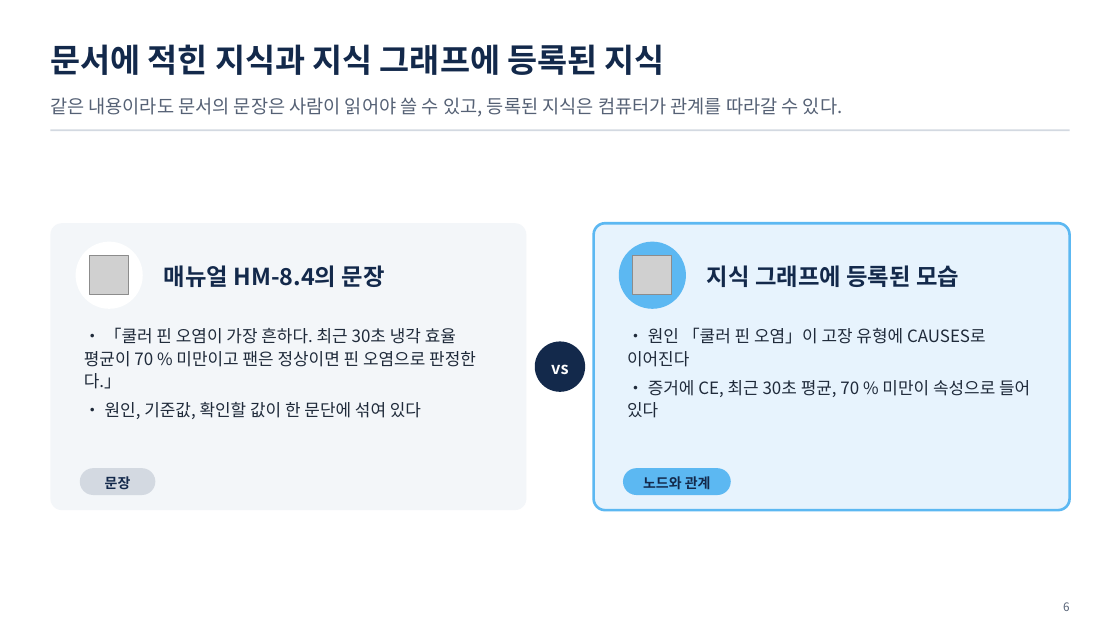
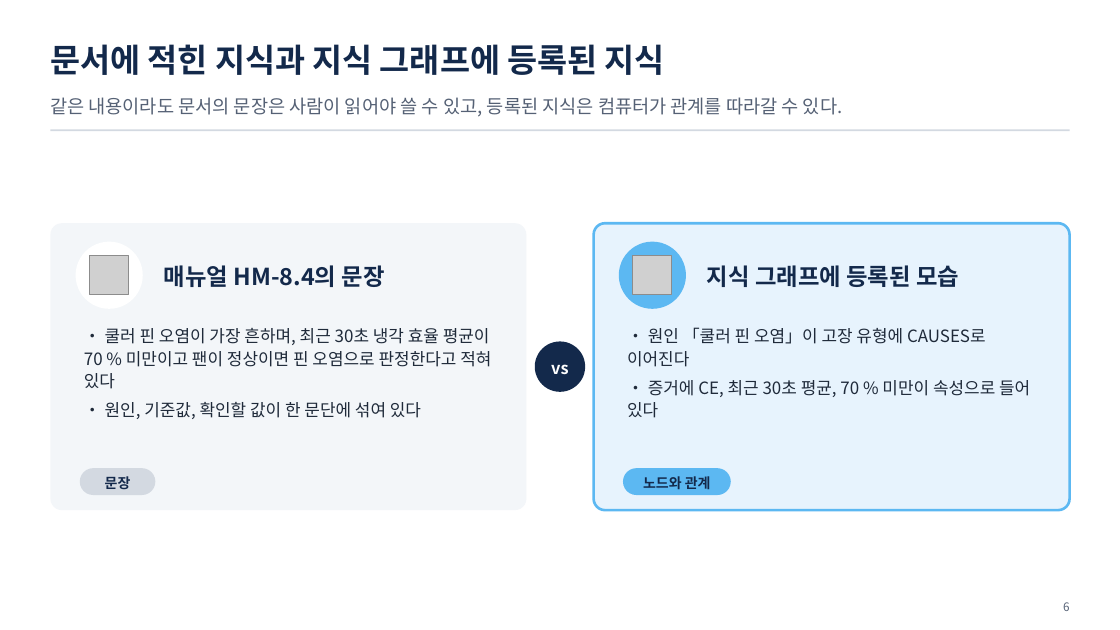
Before and after one commit to uengine-oss/hyd-iot-edu, a slide deck: slide 6 of docs/교재/통합반/04일차/통합반_04일차.pptx. Drawn at 1120x630 pixels with LibreOffice and Linux fonts; fonts in the diff are those of the drawing; grey boxes stand for pictures. Boxes give left, top, right and bottom in pixels: in the first picture for what was removed or moved away, otherwise in the second. Text is boxed around its words. In the diff, an @@ line names an element or a change of style, - is before the commit and + after.

```diff
--- a/docs/교재/통합반/04일차/통합반_04일차.pptx
+++ b/docs/교재/통합반/04일차/통합반_04일차.pptx
@@ text at (84,328,491,389): text changed @@
-• 「쿨러 핀 오염이 가장 흔하다. 최근 30초 냉각 효율 평균이 70 % 미만이고 팬은 정상이면 핀 오염으로 판정한다.」
+• 쿨러 핀 오염이 가장 흔하며, 최근 30초 냉각 효율 평균이 70 % 미만이고 팬이 정상이면 핀 오염으로 판정한다고 적혀 있다
```
Also in this commit, not shown: 10 other slides changed, 23 other files.
